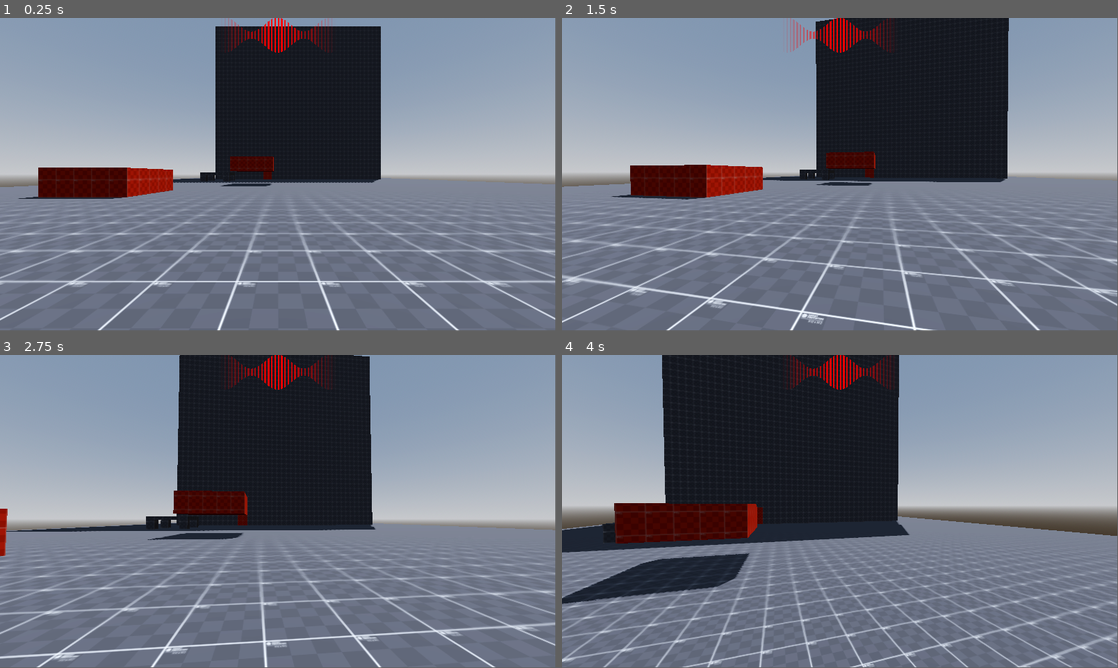
Above: before the commit, frames 1-4 (two rows, left to right).
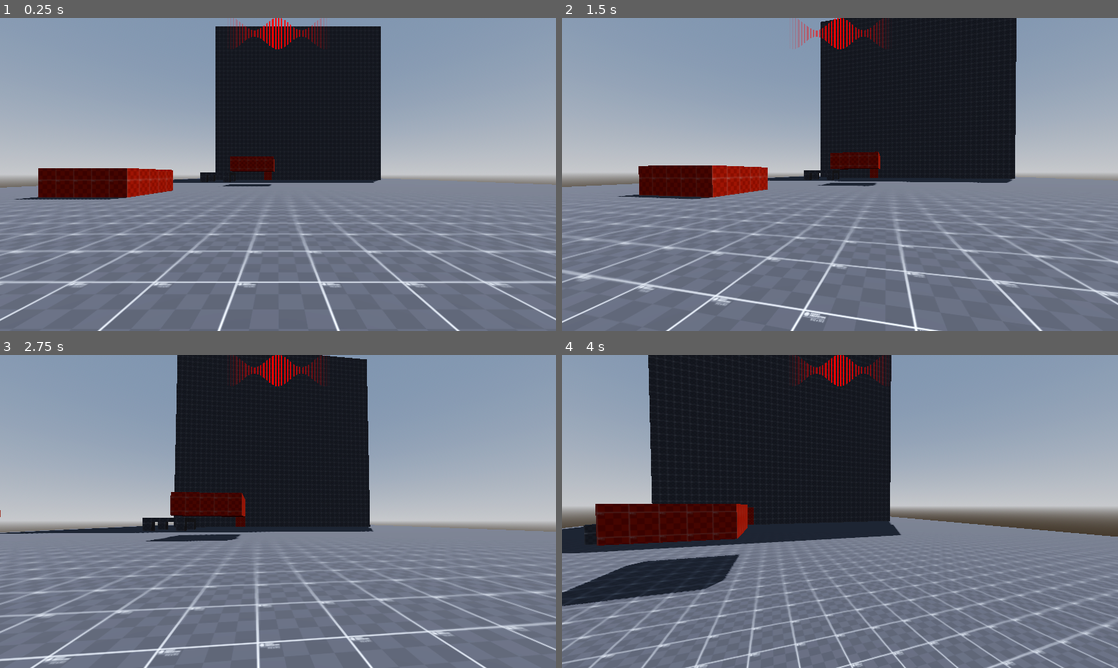
Above: after the commit, the same moments.

Repository: WasteIy/GameOff2025
Game: Godot game, scene res://Scenes/Levels/test_level.tscn
Same seed, same stepped clock (60 frames per second), same inputs: the game is played once before the commit and once after it.
Inputs (mouse positions are in pixels of both pictures, inside the frame that each line leads up to):
- Up to frame 1 (0.25 s): no input
- Up to frame 2 (1.5 s): tap Enter at 0.5 s; move the mouse to (867, 171) at 0.52 s; hold W (move_forward) from 0.53 s (still down); click (867, 171) at 0.67 s; tap Space (jump) at 0.77 s; move the mouse to (812, 174) at 1.27 s
- Up to frame 3 (2.75 s): keep holding W (move_forward); tap Space (jump) at 1.52 s; move the mouse to (289, 505) at 2.02 s
- Up to frame 4 (4 s): keep holding W (move_forward); move the mouse to (834, 514) at 2.77 s; click (834, 514) at 2.92 s; tap Space (jump) at 3.02, 3.77 s; move the mouse to (878, 514) at 3.52 s
In our replay, the window is 799x449 before the commit and 800x450 after it. These sizes can differ from the game's own. Grey fills any space a smaller window leaves; there, only what the larger window draws over its background counts as a difference.

The runs differ from the first frame. In frame 1, 2.3% of the frame differs, in the area x 0-100%, y 0-100%; in frame 2, 7.5%; in frame 3, 8.6%; in frame 4, 12%.

Commit message:
Add settings menu

Diff:
--- /dev/null
+++ b/Scenes/UI/Menu/settings.gd
@@ -0,0 +1,18 @@
+extends Control
+
+@onready var resolutions: OptionButton = $MarginContainer/Resolutions
+
+
+func _on_h_slider_value_changed(value: float) -> void:
+	AudioServer.set_bus_volume_db(0, value)
+
+
+func _on_check_box_toggled(toggled_on: bool) -> void:
+	AudioServer.set_bus_volume_db(0,toggled_on)
+
+
+func _on_resolutions_item_selected(index: int) -> void:
+	var resolution: String = resolutions.get_item_text(index)
+	var h_resolution: int = int(resolution.get_slice("x", 0))
+	var v_resolution: int = int(resolution.get_slice("x", 1))
+	DisplayServer.window_set_size(Vector2i(h_resolution, v_resolution))
--- /dev/null
+++ b/Scenes/UI/Menu/settings.tscn
@@ -0,0 +1,89 @@
+[gd_scene load_steps=2 format=3 uid="uid://bwwk8crh6u2he"]
+
+[ext_resource type="Script" uid="uid://dhnfei55028vn" path="res://Scenes/UI/Menu/settings.gd" id="1_ma6pd"]
+
+[node name="Settings" type="Control"]
+layout_mode = 3
+anchors_preset = 15
+anchor_right = 1.0
+anchor_bottom = 1.0
+grow_horizontal = 2
+grow_vertical = 2
+script = ExtResource("1_ma6pd")
+
+[node name="ColorRect" type="ColorRect" parent="."]
+layout_mode = 1
+anchors_preset = 15
+anchor_right = 1.0
+anchor_bottom = 1.0
+grow_horizontal = 2
+grow_vertical = 2
+color = Color(0, 0, 0, 0.30980393)
+
+[node name="VBoxContainer" type="VBoxContainer" parent="."]
+layout_mode = 1
+anchors_preset = 8
+anchor_left = 0.5
+anchor_top = 0.5
+anchor_right = 0.5
+anchor_bottom = 0.5
+offset_left = -116.0
+offset_top = -228.0
+offset_right = 116.0
+offset_bottom = 285.0
+grow_horizontal = 2
+grow_vertical = 2
+
+[node name="Label" type="Label" parent="VBoxContainer"]
+layout_mode = 2
+size_flags_vertical = 2
+theme_override_font_sizes/font_size = 60
+text = "Settings"
+horizontal_alignment = 1
+vertical_alignment = 1
+
+[node name="VolumeContainer" type="HBoxContainer" parent="VBoxContainer"]
+layout_mode = 2
+size_flags_vertical = 6
+
+[node name="Label" type="Label" parent="VBoxContainer/VolumeContainer"]
+layout_mode = 2
+theme_override_font_sizes/font_size = 32
+text = "Volume: "
+
+[node name="HSlider" type="HSlider" parent="VBoxContainer/VolumeContainer"]
+layout_mode = 2
+size_flags_horizontal = 3
+size_flags_vertical = 4
+
+[node name="Mute" type="CheckBox" parent="VBoxContainer"]
+layout_mode = 2
+size_flags_horizontal = 4
+size_flags_vertical = 6
+theme_override_font_sizes/font_size = 32
+text = "Mute"
+
+[node name="MarginContainer" type="MarginContainer" parent="."]
+layout_mode = 1
+anchors_preset = 15
+anchor_right = 1.0
+anchor_bottom = 1.0
+grow_horizontal = 2
+grow_vertical = 2
+
+[node name="Resolutions" type="OptionButton" parent="MarginContainer"]
+layout_mode = 2
+size_flags_horizontal = 4
+size_flags_vertical = 8
+selected = 1
+item_count = 3
+popup/item_0/text = "1920x1080"
+popup/item_0/id = 0
+popup/item_1/text = "1600x900"
+popup/item_1/id = 1
+popup/item_2/text = "1280x720"
+popup/item_2/id = 2
+
+[connection signal="value_changed" from="VBoxContainer/VolumeContainer/HSlider" to="." method="_on_h_slider_value_changed"]
+[connection signal="toggled" from="VBoxContainer/Mute" to="." method="_on_check_box_toggled"]
+[connection signal="item_selected" from="MarginContainer/Resolutions" to="." method="_on_resolutions_item_selected"]
--- a/project.godot
+++ b/project.godot
@@ -25,6 +25,16 @@
 GameController="*res://Global/game_controller.gd"
 ResourceManager="*res://Global/resource_manager.gd"
 SFXManager="*res://Global/sfx_manager.gd"
+
+[debug]
+
+gdscript/warnings/unused_signal=0
+
+[display]
+
+window/size/viewport_width=1280
+window/size/viewport_height=720
+window/stretch/mode="viewport"
 
 [file_customization]
 
@@ -60,6 +70,16 @@
 "events": [Object(InputEventKey,"resource_local_to_scene":false,"resource_name":"","device":-1,"window_id":0,"alt_press …(191 unchanged characters)…
 ]
 }
+run={
+"deadzone": 0.2,
+"events": [Object(InputEventKey,"resource_local_to_scene":false,"resource_name":"","device":-1,"window_id":0,"alt_pressed":false,"shift_pressed":false,"ctrl_pressed":false,"meta_pressed":false,"pressed":false,"keycode":0,"physical_keycode":4194325,"key_label":0,"unicode":0,"location":0,"echo":false,"script":null)
+]
+}
+crouch={
+"deadzone": 0.2,
+"events": [Object(InputEventKey,"resource_local_to_scene":false,"resource_name":"","device":-1,"window_id":0,"alt_pressed":false,"shift_pressed":false,"ctrl_pressed":false,"meta_pressed":false,"pressed":false,"keycode":0,"physical_keycode":4194326,"key_label":0,"unicode":0,"location":0,"echo":false,"script":null)
+]
+}
 sprint={
 "deadzone": 0.2,
 "events": [Object(InputEventKey,"resource_local_to_scene":false,"resource_name":"","device":-1,"window_id":0,"alt_press …(195 unchanged characters)…
Not shown, added: Scenes/UI/Menu/settings.gd.uid
